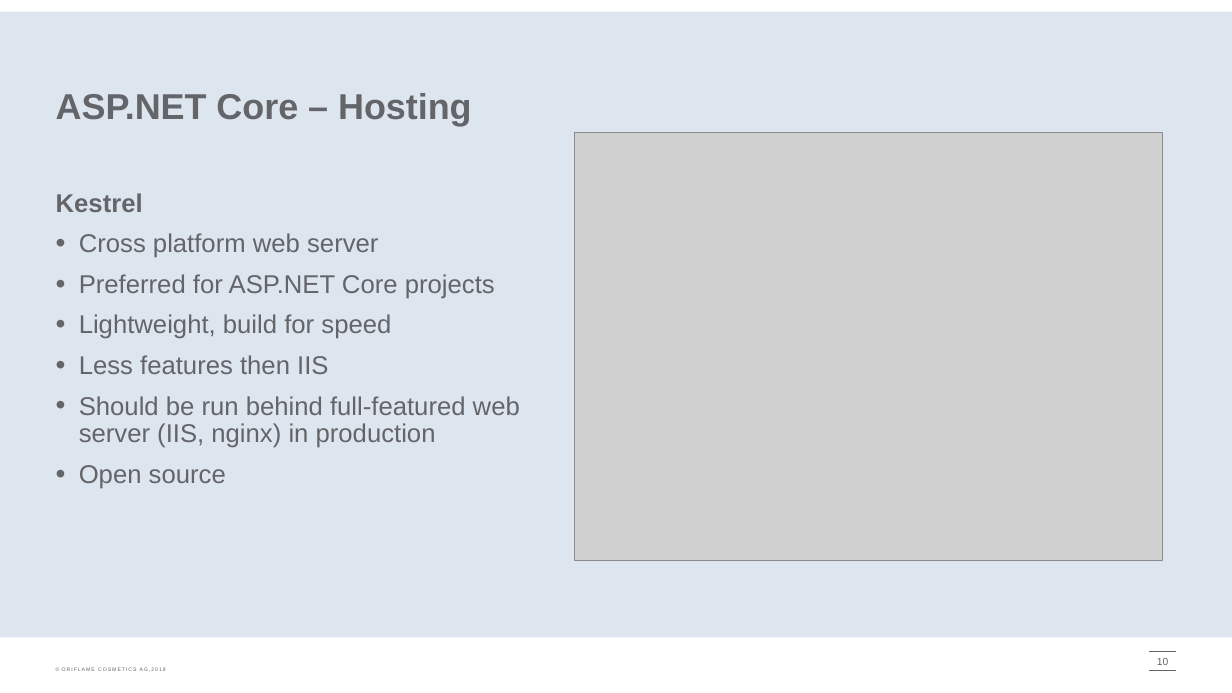
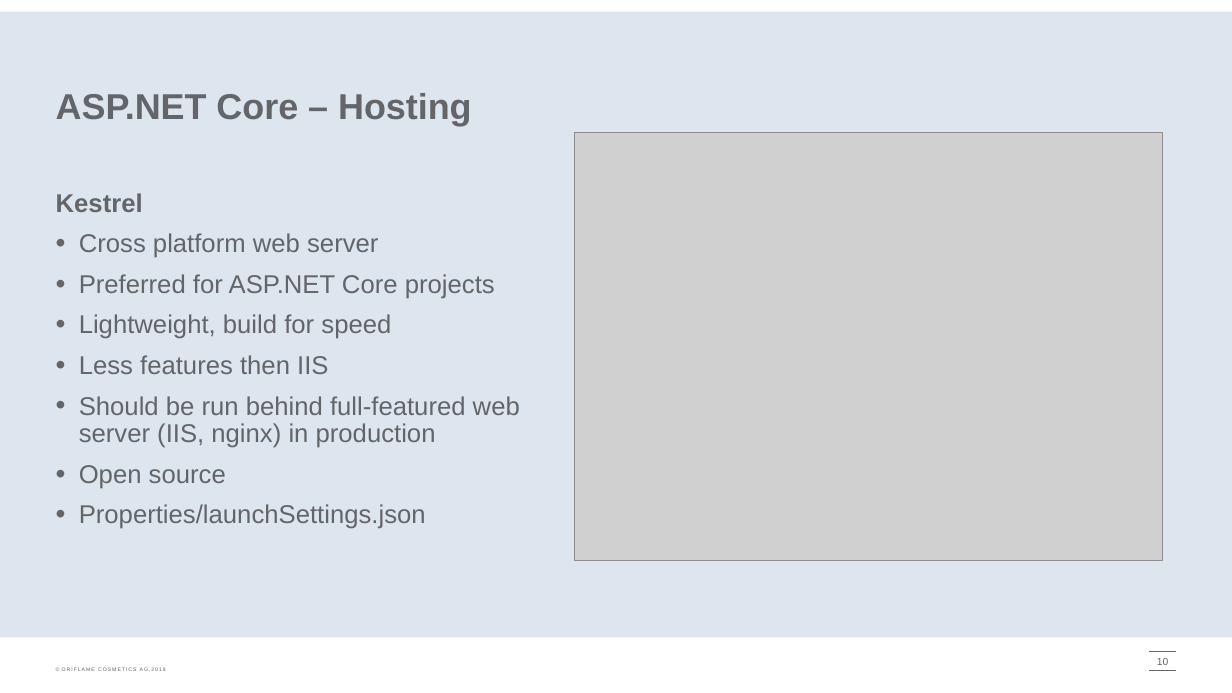
Before and after one commit to onpaj/coreintro, a slide deck: slide 10 of docs/CoreIntro.pptx. Drawn at 1232x693 pixels with LibreOffice and Linux fonts; fonts in the diff are those of the drawing; grey boxes stand for pictures; background and template pictures are left out. Boxes give left, top, right and bottom in pixels: in the first picture for what was removed or moved away, otherwise in the second. Text is boxed around its words. In the diff, an @@ line names an element or a change of style, - is before the commit and + after.

```diff
--- a/docs/CoreIntro.pptx
+++ b/docs/CoreIntro.pptx
@@ text at bbox=[79, 504, 426, 529]: paragraph added @@
+• Properties/launchSettings.json
```
Also in this commit, not shown: 1 other slide changed, 22 other files.
